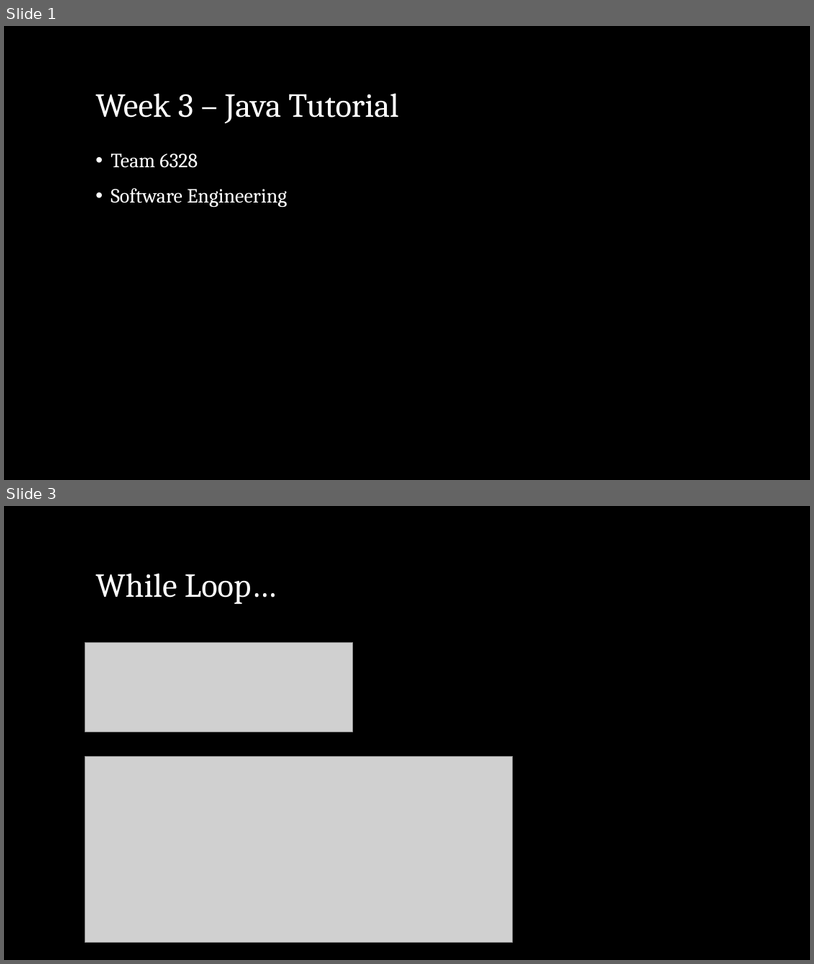
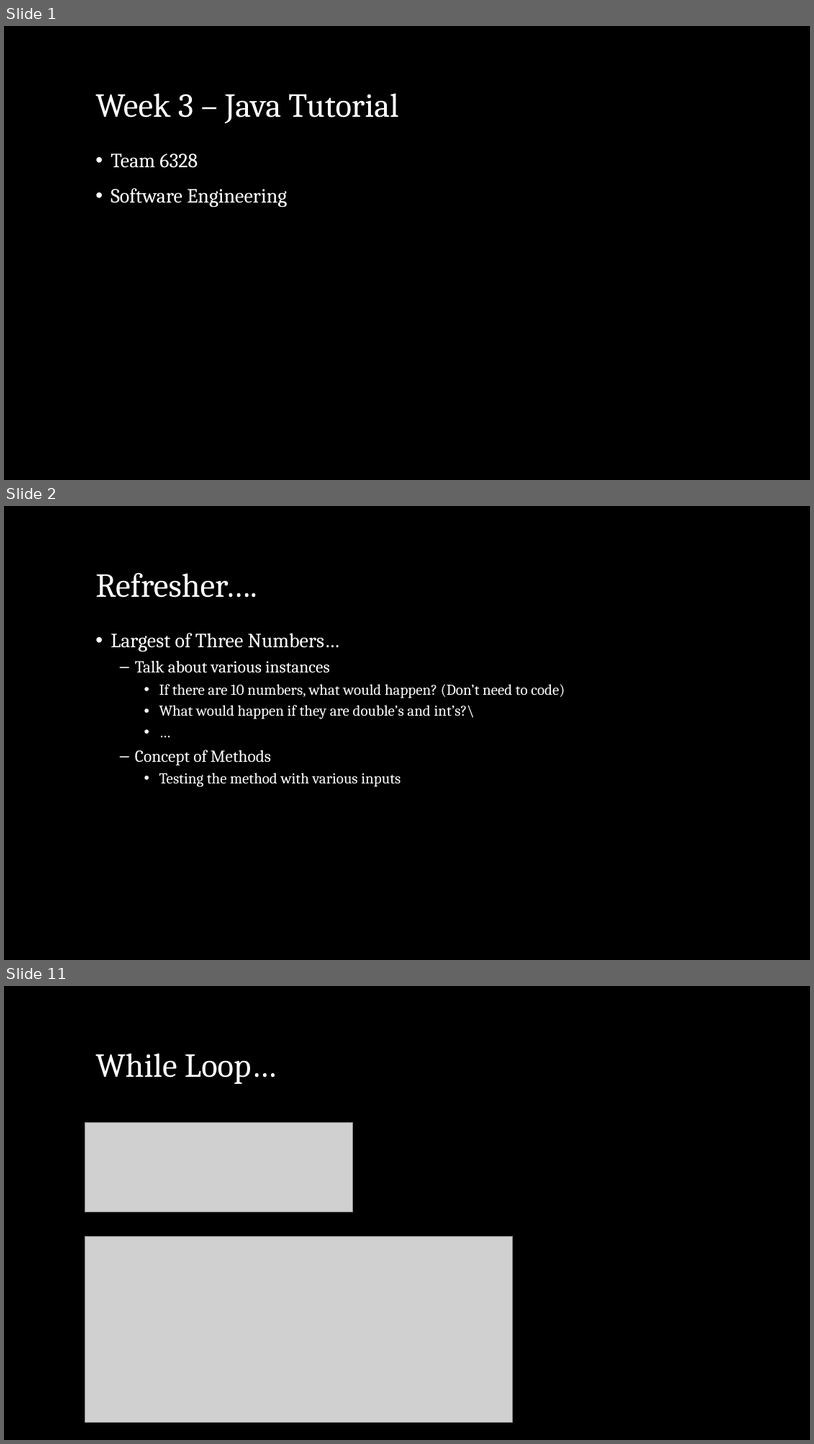
Before and after one commit to Mechanical-Advantage/Training2018, a slide deck: doc/java/slides/week3.pptx. Shown one above the other, each under a label of ours: slides 1 and 3 before the commit, slides 1, 2 and 11 after it; the slides between them are not shown. The pictures are 814x964 and 814x1444 pixels, drawn with LibreOffice and Linux fonts; fonts in the diff are those of the drawing; grey boxes stand for pictures; background and template pictures are left out. Boxes give left, top, right and bottom in pixels: in the first picture for what was removed or moved away, otherwise in the second. Text is boxed around its words. In the diff, an @@ line names an element or a change of style, - is before the commit and + after.

```diff
--- a/doc/java/slides/week3.pptx
+++ b/doc/java/slides/week3.pptx
@@ slide 2 added at (4,506,810,960), background picture (left out) @@
@@ title added at (95,573,257,597), 40 pt, text #FFFFFF @@
+Refresher….
@@ text added at (111,633,565,787), 18 pt, text #FFFFFF @@
+• Largest of Three Numbers…
+  – Talk about various instances
+    • If there are 10 numbers, what would happen? (Don’t need to code)
+    • What would happen if they are double’s and int’s?\
+    • …
+  – Concept of Methods
+    • Testing the method with various inputs
@@ what was slide 3 is now slide 11 @@
```
Also in this commit, not shown: 1 slide changed, 7 other slides added, 2 other files.
